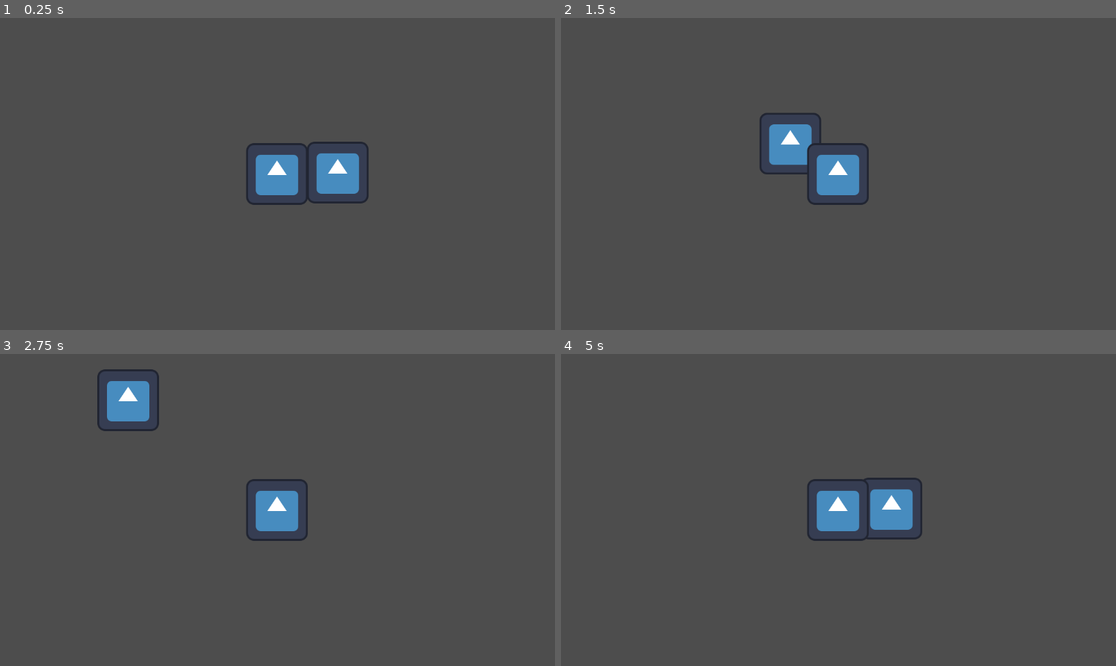
Above: before the commit, frames 1-4 (two rows, left to right).
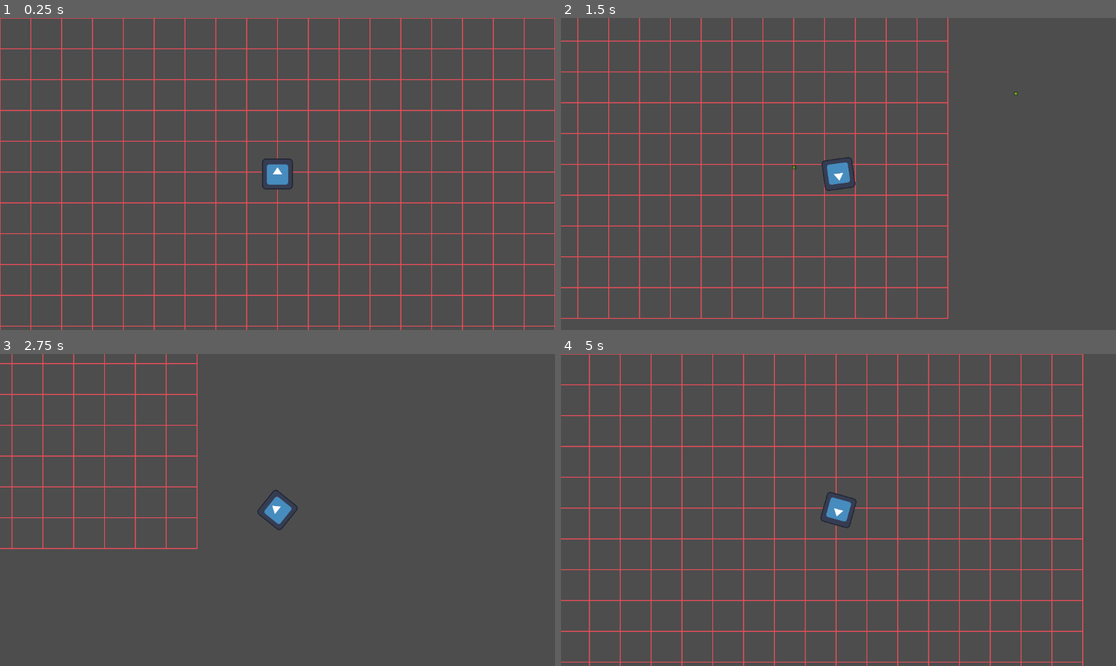
Above: after the commit, the same moments.

Repository: haochl5/legions-expedition-godot
Game: Godot game, scene res://scenes/World.tscn
Two runs of this game, one before a commit and one after it. Both use one fixed random seed, a clock stepped at 60 frames per second and the inputs below. The engine's default icon, where the game draws it, is replaced by a stand-in: a white triangle on a blue panel in a dark square.
Inputs (mouse positions are in pixels of both pictures, inside the frame that each line leads up to):
- Up to frame 1 (0.25 s): no input
- Up to frame 2 (1.5 s): tap Enter at 0.5 s; move the mouse to (960, 158) at 0.52 s; hold D (move_right) 0.53-1.28 s; tap Space (dash, bound only after the commit) at 0.6, 1.35 s; click (960, 158) at 0.67 s; move the mouse to (727, 189) at 1.27 s; hold S (move_down) from 1.28 s (still down); click (727, 189) at 1.42 s
- Up to frame 3 (2.75 s): move the mouse to (333, 441) at 2.02 s; release S (move_down) at 2.03 s; hold D (move_right) from 2.03 s (still down); tap Space (dash, bound only after the commit) at 2.1 s; click (333, 441) at 2.17 s
- Up to frame 4 (5 s): move the mouse to (810, 572) at 2.77 s; release D (move_right) at 2.78 s; hold W (move_up) 2.78-3.53 s; tap Space (dash, bound only after the commit) at 2.85, 3.6, 4.35 s; click (810, 572) at 2.92 s; move the mouse to (1005, 556) at 3.52 s; hold A (move_left) from 3.53 s (still down); click (1005, 556) at 3.67 s; tap Escape (ui_cancel) at 4.15 s; move the mouse to (672, 463) at 4.27 s; click (672, 463) at 4.42 s

The runs differ from the first frame. In frame 1, 11% of the frame differs, in the area x 0-100%, y 0-100%; in frame 2, 8.0%; in frame 3, 4.4%; in frame 4, 10%.

Commit message:
Created basic movement including dash and shooting

Diff:
--- a/project.godot
+++ b/project.godot
@@ -24,20 +24,29 @@
 move_left={
 "deadzone": 0.2,
 "events": [Object(InputEventKey,"resource_local_to_scene":false,"resource_name":"","device":-1,"window_id":0,"alt_press …(191 unchanged characters)…
+, Object(InputEventKey,"resource_local_to_scene":false,"resource_name":"","device":-1,"window_id":0,"alt_pressed":false,"shift_pressed":false,"ctrl_pressed":false,"meta_pressed":false,"pressed":false,"keycode":0,"physical_keycode":4194319,"key_label":0,"unicode":0,"location":0,"echo":false,"script":null)
 ]
 }
 move_right={
 "deadzone": 0.2,
 "events": [Object(InputEventKey,"resource_local_to_scene":false,"resource_name":"","device":-1,"window_id":0,"alt_press …(192 unchanged characters)…
+, Object(InputEventKey,"resource_local_to_scene":false,"resource_name":"","device":-1,"window_id":0,"alt_pressed":false,"shift_pressed":false,"ctrl_pressed":false,"meta_pressed":false,"pressed":false,"keycode":0,"physical_keycode":4194321,"key_label":0,"unicode":0,"location":0,"echo":false,"script":null)
 ]
 }
 move_up={
 "deadzone": 0.2,
 "events": [Object(InputEventKey,"resource_local_to_scene":false,"resource_name":"","device":-1,"window_id":0,"alt_press …(192 unchanged characters)…
+, Object(InputEventKey,"resource_local_to_scene":false,"resource_name":"","device":-1,"window_id":0,"alt_pressed":false,"shift_pressed":false,"ctrl_pressed":false,"meta_pressed":false,"pressed":false,"keycode":0,"physical_keycode":4194320,"key_label":0,"unicode":0,"location":0,"echo":false,"script":null)
 ]
 }
 move_down={
 "deadzone": 0.2,
 "events": [Object(InputEventKey,"resource_local_to_scene":false,"resource_name":"","device":-1,"window_id":0,"alt_press …(192 unchanged characters)…
+, Object(InputEventKey,"resource_local_to_scene":false,"resource_name":"","device":-1,"window_id":0,"alt_pressed":false,"shift_pressed":false,"ctrl_pressed":false,"meta_pressed":false,"pressed":false,"keycode":0,"physical_keycode":4194322,"key_label":0,"unicode":0,"location":0,"echo":false,"script":null)
 ]
 }
+dash={
+"deadzone": 0.5,
+"events": [Object(InputEventKey,"resource_local_to_scene":false,"resource_name":"","device":-1,"window_id":0,"alt_pressed":false,"shift_pressed":false,"ctrl_pressed":false,"meta_pressed":false,"pressed":false,"keycode":0,"physical_keycode":32,"key_label":0,"unicode":32,"location":0,"echo":false,"script":null)
+]
+}
--- /dev/null
+++ b/scenes/Bullet.tscn
@@ -0,0 +1,18 @@
+[gd_scene load_steps=4 format=3 uid="uid://dhdmpiip6op6t"]
+
+[ext_resource type="Script" uid="uid://cym4vbx0hl3pr" path="res://scripts/Bullet.gd" id="1_p1sfj"]
+[ext_resource type="Texture2D" uid="uid://ysf15n2ryn0y" path="res://icon.svg" id="2_4utqk"]
+
+[sub_resource type="CircleShape2D" id="CircleShape2D_51h0o"]
+radius = 8.0
+
+[node name="Bullet" type="Area2D"]
+script = ExtResource("1_p1sfj")
+
+[node name="Sprite2D" type="Sprite2D" parent="."]
+modulate = Color(1, 0.92156863, 0.23137255, 1)
+scale = Vector2(0.063, 0.063)
+texture = ExtResource("2_4utqk")
+
+[node name="CollisionShape2D" type="CollisionShape2D" parent="."]
+shape = SubResource("CircleShape2D_51h0o")
--- a/scenes/Commander.tscn
+++ b/scenes/Commander.tscn
@@ -4,17 +4,17 @@
 [ext_resource type="Texture2D" uid="uid://ysf15n2ryn0y" path="res://icon.svg" id="2_4iiit"]
 
 [sub_resource type="CircleShape2D" id="CircleShape2D_fn4fg"]
-radius = 82.4
+radius = 32.0
 
 [node name="Commander" type="CharacterBody2D" groups=["commander"]]
 script = ExtResource("1_8r5yp")
 
 [node name="Sprite2D" type="Sprite2D" parent="."]
+scale = Vector2(0.5, 0.5)
 texture = ExtResource("2_4iiit")
 
 [node name="CollisionShape2D" type="CollisionShape2D" parent="."]
-position = Vector2(-1, 0)
+position = Vector2(2, -2)
 shape = SubResource("CircleShape2D_fn4fg")
 
 [node name="Camera2D" type="Camera2D" parent="."]
-position = Vector2(1, 0)
--- a/scenes/World.tscn
+++ b/scenes/World.tscn
@@ -1,13 +1,12 @@
 [gd_scene load_steps=3 format=3 uid="uid://hkvtnoedc113"]
 
-[ext_resource type="Texture2D" uid="uid://ysf15n2ryn0y" path="res://icon.svg" id="1_32lhk"]
 [ext_resource type="PackedScene" uid="uid://c4hnjbti1u5md" path="res://scenes/Commander.tscn" id="2_7g83o"]
+[ext_resource type="Script" uid="uid://dblgcfbmsn2rj" path="res://scripts/GridBackground.gd" id="2_32lhk"]
 
 [node name="World" type="Node2D"]
 
-[node name="Icon" type="Sprite2D" parent="."]
-position = Vector2(123, -3)
-texture = ExtResource("1_32lhk")
+[node name="GridBackground" type="Node2D" parent="."]
+script = ExtResource("2_32lhk")
 
 [node name="Commander" parent="." instance=ExtResource("2_7g83o")]
-position = Vector2(-3, 0)
+position = Vector2(576, 324)
--- /dev/null
+++ b/scripts/Bullet.gd
@@ -0,0 +1,35 @@
+extends Area2D
+
+# constants
+const SPEED = 800.0           # speed (px/s)
+const LIFETIME = 3.0          # the existence time
+const DAMAGE = 10             # damage
+const SIZE = 8.0              # bullet size
+
+# runtime variables
+var direction: Vector2 = Vector2.RIGHT  # shooting direction, set when generated
+var velocity: Vector2 = Vector2.ZERO
+var lifetime_timer: float = 0.0
+
+func _ready():
+	# velocity vector
+	velocity = direction.normalized() * SPEED
+	lifetime_timer = LIFETIME
+
+	# connet signal
+	body_entered.connect(_on_body_entered)
+
+func _physics_process(delta):
+	# fix direction
+	position += velocity * delta
+
+	# lifetime countdown
+	lifetime_timer -= delta
+	if lifetime_timer <= 0:
+		queue_free()  # delete this bullet
+
+func _on_body_entered(body):
+	# collision logic
+	if body.is_in_group("enemy"):
+		# TODO: damage enemy
+		queue_free()  # delete bullet after hurting enemy(maybe want to change this logic)
--- a/scripts/Commander.gd
+++ b/scripts/Commander.gd
@@ -1,15 +1,106 @@
 extends CharacterBody2D
 
-const SPEED = 300.0
+# Movement parameters
+const SPEED = 400.0
+const DASH_SPEED = 1200.0
+const DASH_DURATION = 0.15
+const DASH_COOLDOWN = 1.0
 
-func _physics_process(_delta):
-	# UPDATED: Now listening for the custom WASD actions we just created
-	var direction = Input.get_vector("move_left", "move_right", "move_up", "move_down")
+# Shooting parameters
+const SHOOT_COOLDOWN = 0.3    # shooting interval
+const BULLET_OFFSET = 40.0     # Bullet generation offset distance
 
-	if direction:
-		velocity = direction * SPEED
-		print("Velocity: ", velocity)
+var bullet_scene = preload("res://scenes/Bullet.tscn")
+
+# Dash state
+var is_dashing = false
+var dash_timer = 0.0
+var dash_cooldown_timer = 0.0
+var dash_direction = Vector2.ZERO
+
+# Shooting state
+var shoot_cooldown_timer = 0.0
+
+# Mouse-based rotation
+var mouse_control_enabled = true
+
+func _ready():
+	# lock mouse to the window
+	Input.mouse_mode = Input.MOUSE_MODE_CONFINED
+
+func _input(event):
+	# ESC exit mouse control
+	if event.is_action_pressed("ui_cancel"):  # ESC key
+		mouse_control_enabled = false
+		Input.mouse_mode = Input.MOUSE_MODE_VISIBLE
+
+	# click screen to re-enter mouse control
+	if event is InputEventMouseButton and event.pressed:
+		if not mouse_control_enabled:
+			mouse_control_enabled = true
+			Input.mouse_mode = Input.MOUSE_MODE_CONFINED
+		else:
+			if event.button_index == MOUSE_BUTTON_LEFT:
+				shoot()
+
+func _physics_process(delta):
+	# dash cooldown
+	if dash_cooldown_timer > 0:
+		dash_cooldown_timer -= delta
+	if shoot_cooldown_timer > 0:
+		shoot_cooldown_timer -= delta
+
+	# dash logic
+	if is_dashing:
+		dash_timer -= delta
+		velocity = dash_direction * DASH_SPEED
+
+		if dash_timer <= 0:
+			is_dashing = false
+			velocity = Vector2.ZERO
 	else:
-		velocity = velocity.move_toward(Vector2.ZERO, SPEED)
+		# WASD + Arrow keys
+		var direction = Input.get_vector("move_left", "move_right", "move_up", "move_down")
+
+		# Dash
+		if Input.is_action_just_pressed("dash") and dash_cooldown_timer <= 0 and direction != Vector2.ZERO:
+			start_dash(direction)
+
+		# normal movement
+		if direction != Vector2.ZERO:
+			velocity = direction.normalized() * SPEED
+		else:
+			velocity = velocity.move_toward(Vector2.ZERO, SPEED)
+
+	# mouse controls moving direction
+	if mouse_control_enabled:
+		var mouse_pos = get_global_mouse_position()
+		look_at(mouse_pos)
 
 	move_and_slide()
+
+func start_dash(direction: Vector2):
+	is_dashing = true
+	dash_timer = DASH_DURATION
+	dash_cooldown_timer = DASH_COOLDOWN
+	dash_direction = direction.normalized()
+
+func shoot():
+	if shoot_cooldown_timer > 0:
+		return
+
+	# reset timer
+	shoot_cooldown_timer = SHOOT_COOLDOWN
+
+	# create a instance of a bullet
+	var bullet = bullet_scene.instantiate()
+
+	var shoot_direction = (get_global_mouse_position() - global_position).normalized()
+
+	# Set the initial position of the bullet (slightly in front of the character).
+	bullet.global_position = global_position + shoot_direction * BULLET_OFFSET
+
+	bullet.direction = shoot_direction
+
+	# Add the bullet to the scene tree (add it to the World hierarchy, not as a child node of the Commander).
+	get_parent().add_child(bullet)
--- /dev/null
+++ b/scripts/GridBackground.gd
@@ -0,0 +1,30 @@
+extends Node2D
+
+const GRID_SIZE = 64
+const GRID_COLOR = Color(0.9, 0.3, 0.35, 1.0)
+const LINE_WIDTH = 2.0
+
+func _ready():
+	queue_redraw()
+
+func _draw():
+	var viewport_size = get_viewport_rect().size
+	var camera = get_viewport().get_camera_2d()
+
+	if camera:
+		var camera_pos = camera.global_position
+		var half_viewport = viewport_size / 2
+
+		# visible area
+		var start_x = int((camera_pos.x - half_viewport.x) / GRID_SIZE) * GRID_SIZE
+		var end_x = int((camera_pos.x + half_viewport.x) / GRID_SIZE) * GRID_SIZE + GRID_SIZE
+		var start_y = int((camera_pos.y - half_viewport.y) / GRID_SIZE) * GRID_SIZE
+		var end_y = int((camera_pos.y + half_viewport.y) / GRID_SIZE) * GRID_SIZE + GRID_SIZE
+
+		# vertical line
+		for x in range(start_x, end_x + 1, GRID_SIZE):
+			draw_line(Vector2(x, start_y), Vector2(x, end_y), GRID_COLOR, LINE_WIDTH)
+
+		# horizontal line
+		for y in range(start_y, end_y + 1, GRID_SIZE):
+			draw_line(Vector2(start_x, y), Vector2(end_x, y), GRID_COLOR, LINE_WIDTH)
Not shown, added: scripts/Bullet.gd.uid
Not shown, added: scripts/GridBackground.gd.uid
